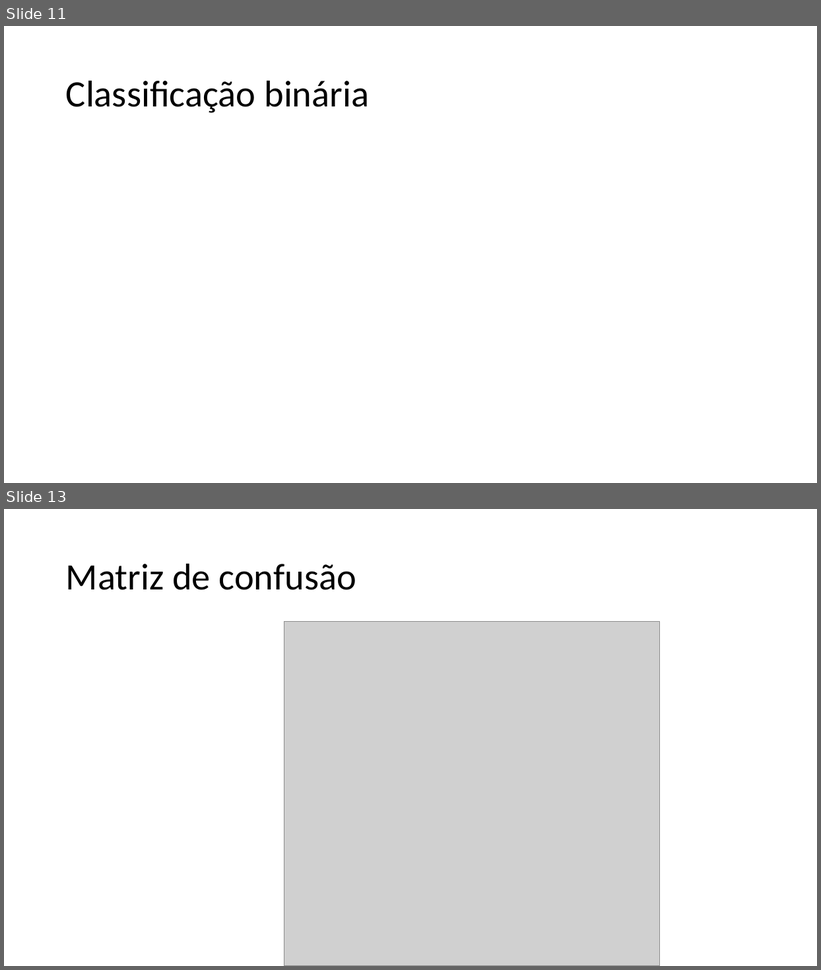
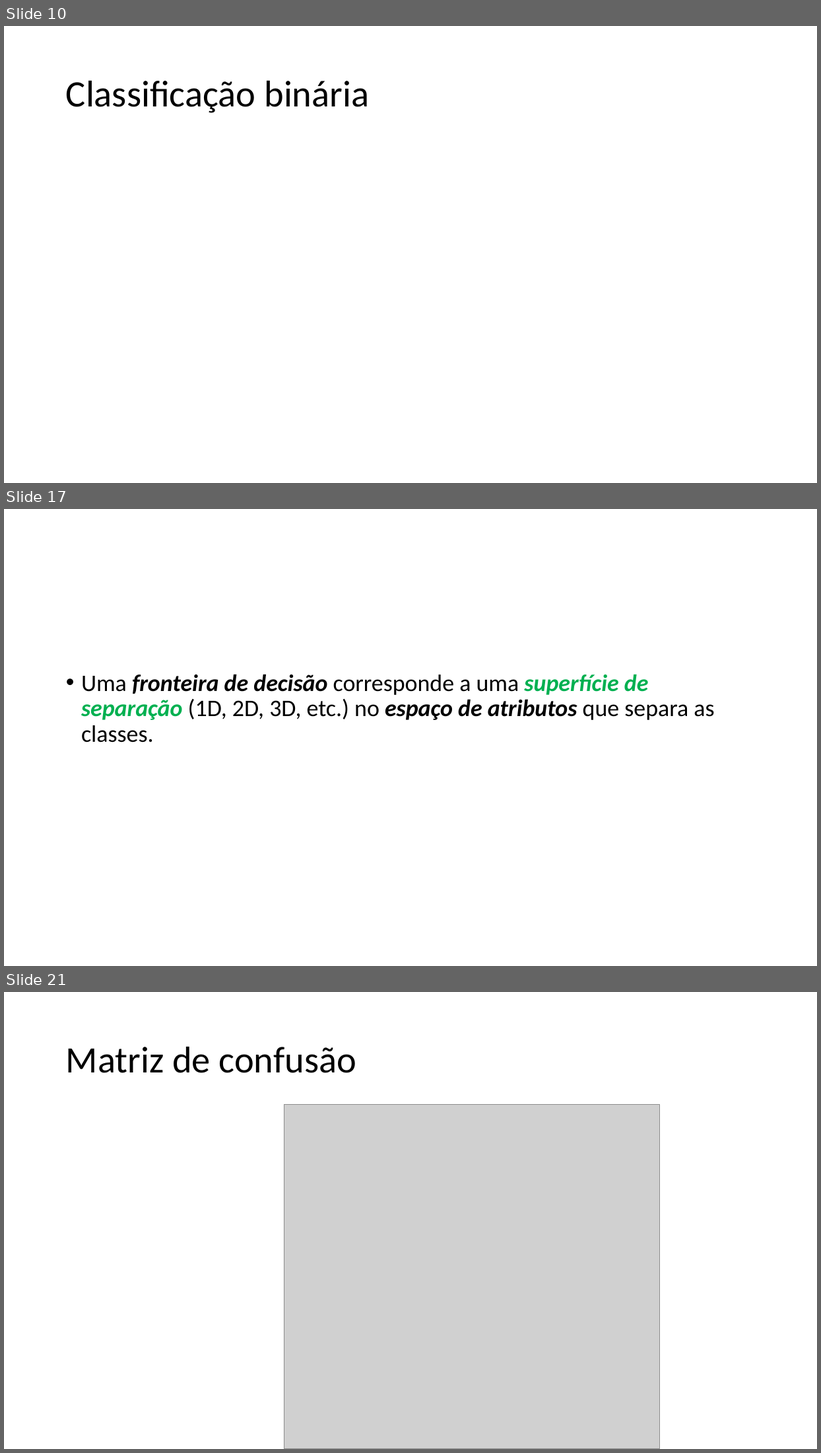
Before and after one commit to zz4fap/c24_inteligencia_artificial, a slide deck: slides/C24_Classificação.pptx. Shown one above the other, each under a label of ours: slides 11 and 13 before the commit, slides 10, 17 and 21 after it; the slides between them are not shown. The pictures are 821x970 and 821x1453 pixels, drawn with LibreOffice and Linux fonts; fonts in the diff are those of the drawing; grey boxes stand for pictures. Boxes give left, top, right and bottom in pixels: in the first picture for what was removed or moved away, otherwise in the second. Text is boxed around its words. In the diff, an @@ line names an element or a change of style, - is before the commit and + after.

```diff
--- a/slides/C24_Classificação.pptx
+++ b/slides/C24_Classificação.pptx
@@ slide 17 added at [4,509,817,966], background #FFFFFF @@
@@ text added at [81,674,714,743], 28 pt, text #000000, bold, italic @@
+• Uma fronteira de decisão corresponde a uma superfície de separação (1D, 2D, 3D, etc.) no espaço de atributos que separa as classes.
@@ what was slide 11 is now slide 10 @@
@@ what was slide 13 is now slide 21 @@
```
Also in this commit, not shown: 8 other slides added, 1 slide removed.
